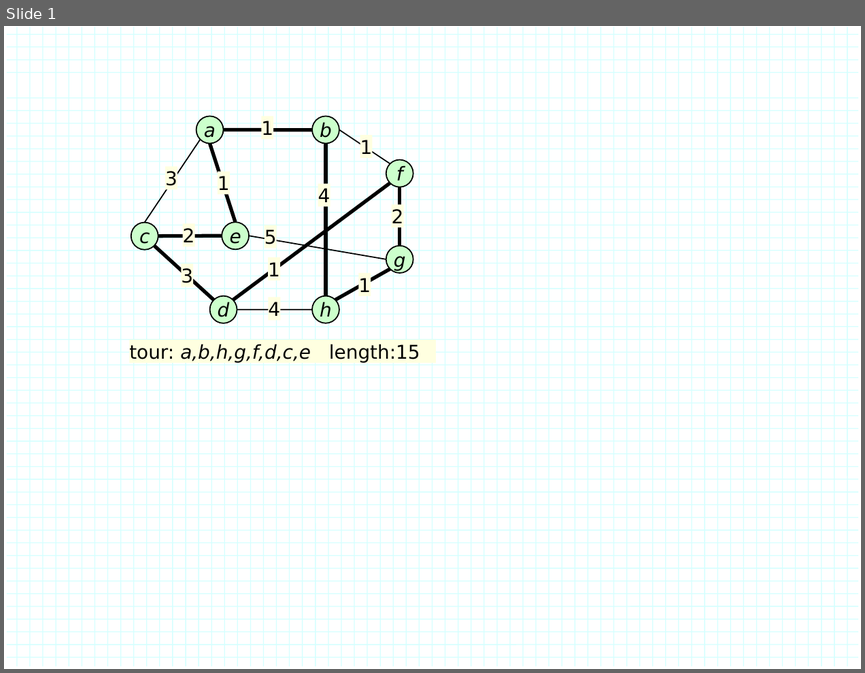
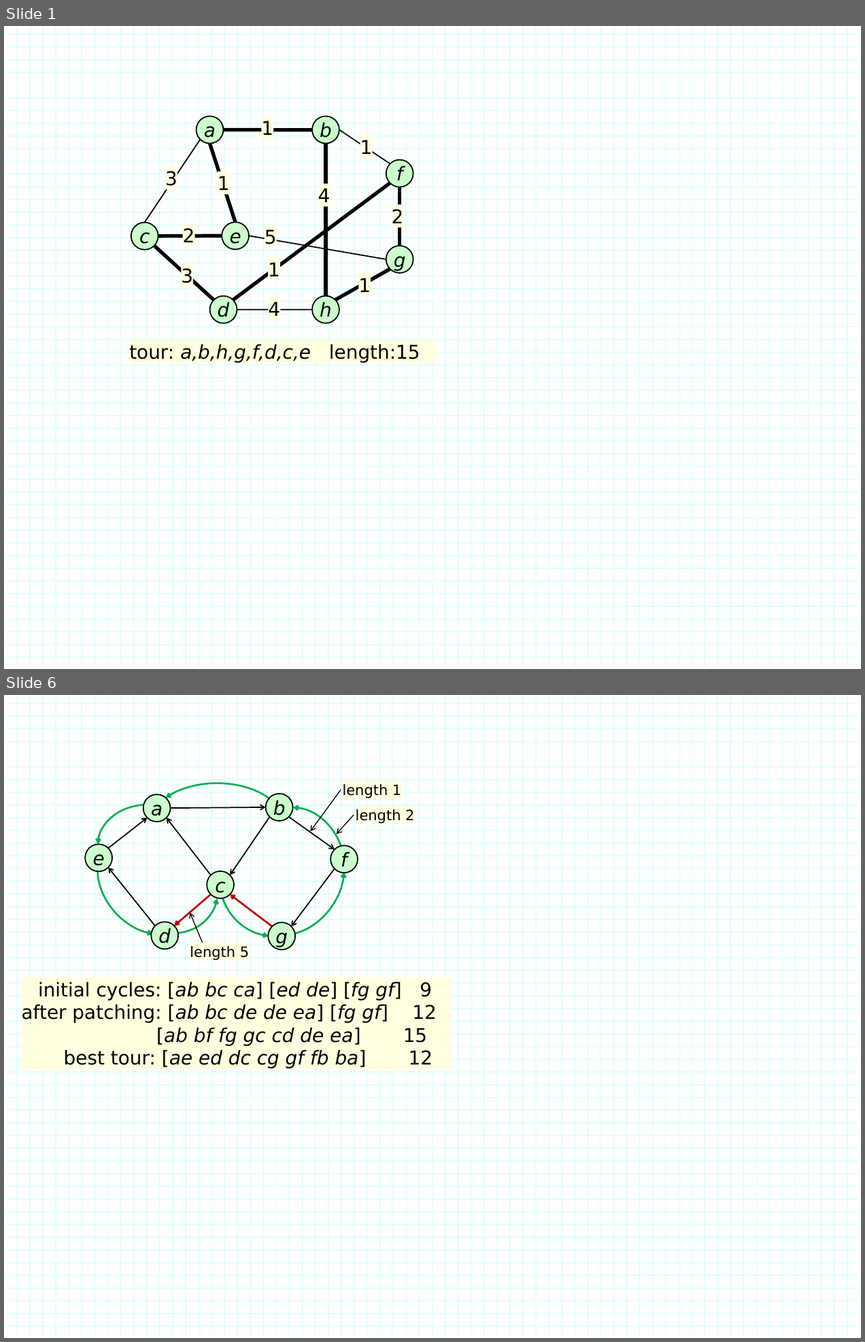
Before and after one commit to jonturner53/gads, a slide deck: approxAlgorithms/tsp/figs.pptx. Shown one above the other, each under a label of ours: slide 1 before the commit, slides 1 and 6 after it; the slides between them are not shown. The pictures are 865x673 and 865x1342 pixels, drawn with LibreOffice and Linux fonts; fonts in the diff are those of the drawing. Boxes give left, top, right and bottom in pixels: in the first picture for what was removed or moved away, otherwise in the second. Text is boxed around its words. In the diff, an @@ line names an element or a change of style, - is before the commit and + after.

```diff
--- a/approxAlgorithms/tsp/figs.pptx
+++ b/approxAlgorithms/tsp/figs.pptx
@@ slide 6 added at (x1=4, y1=695, x2=861, y2=1338), background #FFFFFF; not listed: 114 template elements that a slide beside it also shows @@
@@ ellipse added at (x1=143, y1=794, x2=170, y2=821), fill #CCFFCC, outline #000000 1 pt, 16 pt, text #000000, italic @@
+a
@@ arc (boxed as its full ellipse) added at (x1=149, y1=783, x2=285, y2=868), outline #00B050 1.5 pt @@
@@ ellipse added at (x1=265, y1=794, x2=293, y2=821), fill #CCFFCC, outline #000000 1 pt, 16 pt, text #000000, italic @@
+b
@@ arrow added from (341, 790) to (310, 831), #000000 0.75 pt @@
@@ rectangle added at (x1=343, y1=781, x2=402, y2=798), fill #FFFFE0, 12 pt, text #000000 @@
+length 1
@@ arc (boxed as its full ellipse) added at (x1=77, y1=815, x2=212, y2=953), outline #00B050 1.5 pt @@
@@ arc (boxed as its full ellipse) added at (x1=97, y1=804, x2=197, y2=885), outline #00B050 1.5 pt @@
@@ arrow added from (170, 808) to (265, 807), #000000 1 pt @@
@@ arrow added from (270, 817) to (230, 875), #000000 1 pt @@
@@ arc (boxed as its full ellipse) added at (x1=237, y1=808, x2=345, y2=938), outline #00B050 1.5 pt @@
@@ arrow added from (288, 817) to (334, 849), #000000 1 pt @@
@@ arrow added from (354, 815) to (337, 834), #000000 0.75 pt @@
@@ rectangle added at (x1=356, y1=807, x2=415, y2=824), fill #FFFFE0, 12 pt, text #000000 @@
+length 2
@@ arrow added from (109, 849) to (147, 817), #000000 1 pt @@
@@ arrow added from (211, 875) to (166, 817), #000000 1 pt @@
@@ arc (boxed as its full ellipse) added at (x1=220, y1=821, x2=329, y2=936), outline #00B050 1.5 pt @@
@@ arc (boxed as its full ellipse) added at (x1=237, y1=819, x2=363, y2=952), outline #00B050 1.5 pt @@
@@ ellipse added at (x1=86, y1=844, x2=113, y2=872), fill #CCFFCC, outline #000000 1 pt, 16 pt, text #000000, italic @@
+e
@@ arc (boxed as its full ellipse) added at (x1=129, y1=852, x2=218, y2=932), outline #00B050 1.5 pt @@
@@ ellipse added at (x1=330, y1=846, x2=358, y2=873), fill #CCFFCC, outline #000000 1 pt, 16 pt, text #000000, italic @@
+f
@@ arrow added from (155, 926) to (109, 867), #000000 1 pt @@
@@ ellipse added at (x1=207, y1=870, x2=235, y2=898), fill #CCFFCC, outline #000000 1 pt, 16 pt, text #000000, italic @@
+c
@@ arrow added from (334, 869) to (291, 926), #000000 1 pt @@
@@ arrow added from (211, 895) to (175, 926), #C00000 1.5 pt @@
@@ arrow added from (272, 926) to (230, 895), #C00000 1.5 pt @@
@@ arrow added from (202, 943) to (190, 913), #000000 0.75 pt @@
@@ ellipse added at (x1=152, y1=922, x2=179, y2=949), fill #CCFFCC, outline #000000 1 pt, 16 pt, text #000000, italic @@
+d
@@ ellipse added at (x1=268, y1=922, x2=295, y2=949), fill #CCFFCC, outline #000000 1 pt, 16 pt, text #000000, italic @@
+g
@@ rectangle added at (x1=190, y1=943, x2=250, y2=960), fill #FFFFE0, 12 pt, text #000000 @@
+length 5
@@ rectangle added at (x1=21, y1=977, x2=451, y2=1070), fill #FFFFE0, 16 pt, text #000000 @@
+initial cycles: [ab bc ca] [ed de] [fg gf] 9
+after patching: [ab bc de de ea] [fg gf] 12
+[ab bf fg gc cd de ea] 15
+best tour: [ae ed dc cg gf fb ba] 12
```
Also in this commit, not shown: 1 slide changed, 3 other slides added, 4 slides removed, 1 other file.
